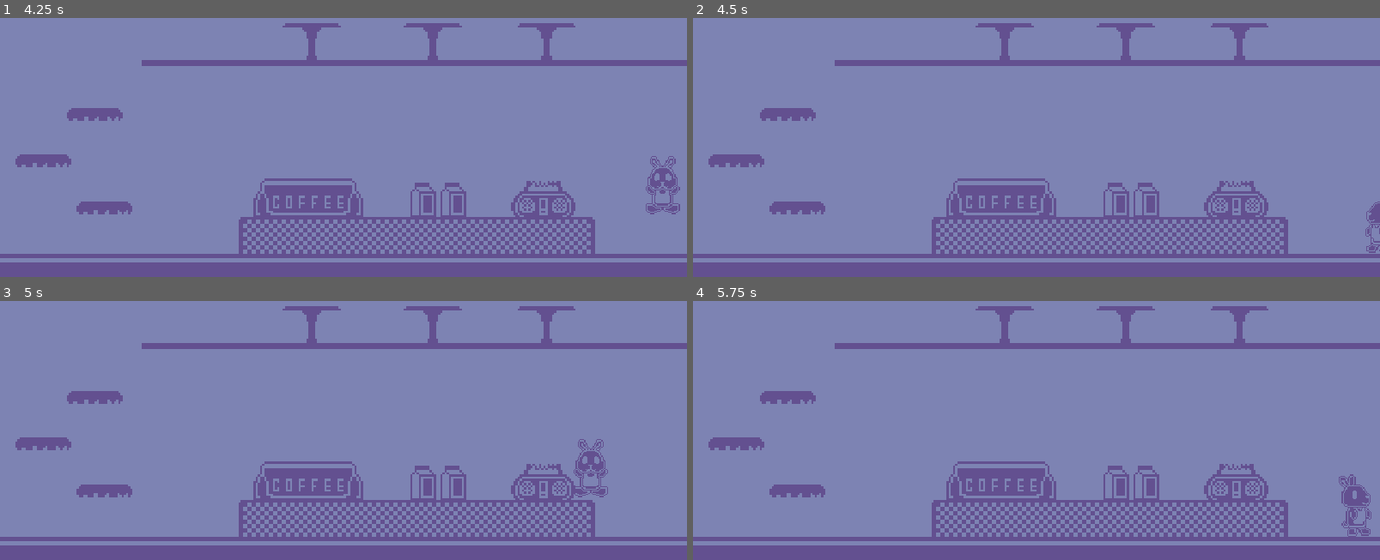
Above: before the commit, frames 1-4 (two rows, left to right).
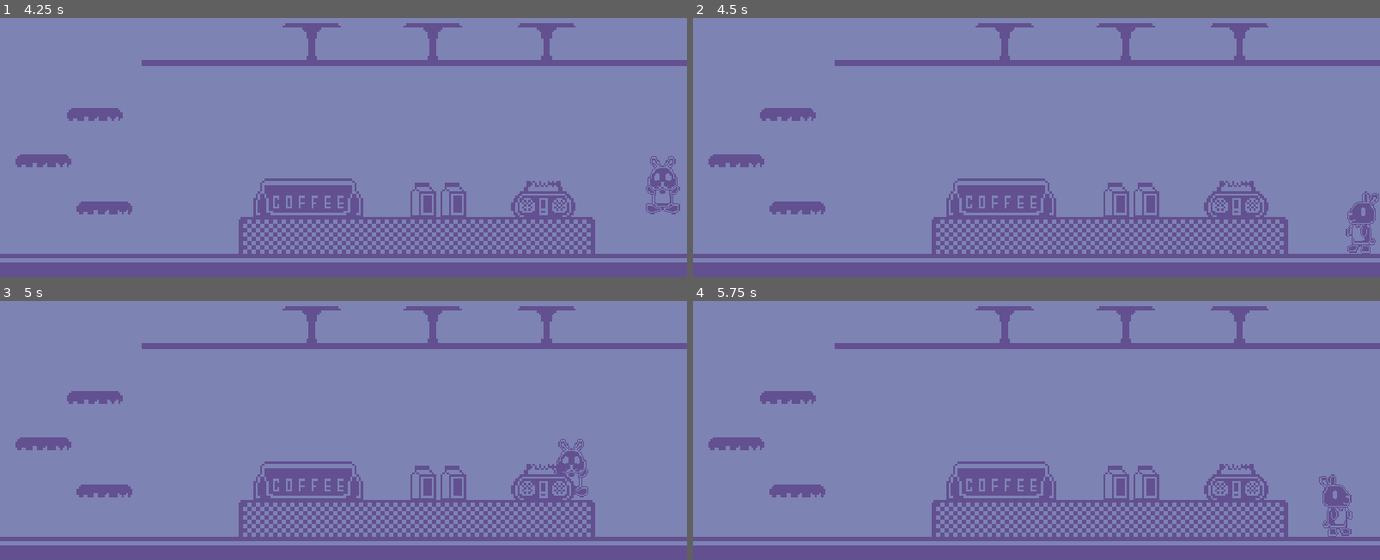
Above: after the commit, the same moments.

Repository: yndajas/1-bit-jam-2
Game: Godot game, scene res://scenes/main.tscn
Same seed, same stepped clock (60 frames per second), same inputs: the game is played once before the commit and once after it. The project has no main scene, so this scene is started directly.
Inputs:
- Up to frame 1 (4.25 s): tap Enter at 0.5 s; hold Right (move_right) 0.53-2.03 s; tap Space (jump) at 0.77, 1.52, 3.02, 3.77 s; hold Left (move_left) 2.03-2.78 s; hold Right (move_right) from 2.78 s (still down)
- Up to frame 2 (4.5 s): release Right (move_right) at 4.28 s; hold Left (move_left) from 4.28 s (still down)
- Up to frame 3 (5 s): keep holding Left (move_left); tap Space (jump) at 4.52 s
- Up to frame 4 (5.75 s): release Left (move_left) at 5.03 s; hold Right (move_right) from 5.03 s (still down)

Frame 1 is identical in both runs. In frame 2, 0.5% of the frame differs, in the area x 95-100%, y 66-92%; in frame 3, 0.6%; in frame 4, 0.9%, in the area x 91-99%, y 66-92%.

Commit message:
Prevent player leaving screen

Diff:
--- a/project.godot
+++ b/project.godot
@@ -13,6 +13,10 @@
 config/name="1-bit-jam-2"
 config/features=PackedStringArray("4.1", "GL Compatibility")
 config/icon="res://assets/images/icon.png"
+
+[autoload]
+
+Global="*res://scripts/global.gd"
 
 [display]
 
--- /dev/null
+++ b/scripts/global.gd
@@ -0,0 +1,4 @@
+extends Node
+
+const PLAYABLE_LEFT_EDGE: int = 0
+const PLAYABLE_RIGHT_EDGE: int = 640
--- a/scripts/player.gd
+++ b/scripts/player.gd
@@ -1,10 +1,19 @@
 extends CharacterBody2D
 
+enum Edge { LEFT, RIGHT }
 const SPEED: float = 200.0
 const JUMP_VELOCITY: float = -350.0
-
 var direction: float = 0.0
 var gravity: int = ProjectSettings.get_setting("physics/2d/default_gravity")
+@onready var edge_offset: float = (
+	(
+		$AnimatedSprite2D
+		. get_sprite_frames()
+		. get_frame_texture($AnimatedSprite2D.animation, $AnimatedSprite2D.frame)
+		. get_size()[0]
+	)
+	/ 2.0
+)
 @onready var sprite: AnimatedSprite2D = $AnimatedSprite2D
 
 
@@ -14,6 +23,32 @@
 	set_orientation()
 	set_movement(delta)
 	move_and_slide()
+	reset_if_beyond_edge()
+
+
+func has_hit_edge(edge: int) -> bool:
+	if edge == Edge.LEFT:
+		return x_position() - edge_offset < Global.PLAYABLE_LEFT_EDGE
+
+	return x_position() + edge_offset > Global.PLAYABLE_RIGHT_EDGE
+
+
+func reset_if_beyond_edge() -> void:
+	if has_hit_edge(Edge.LEFT):
+		reset_to_edge(Edge.LEFT)
+	elif has_hit_edge(Edge.RIGHT):
+		reset_to_edge(Edge.RIGHT)
+
+
+func reset_to_edge(edge: int) -> void:
+	var target_x_position: float
+
+	if edge == Edge.LEFT:
+		target_x_position = ceilf(Global.PLAYABLE_LEFT_EDGE + edge_offset)
+	else:
+		target_x_position = floor(Global.PLAYABLE_RIGHT_EDGE - edge_offset)
+
+	self.global_position = Vector2(target_x_position, y_position())
 
 
 func set_animation() -> void:
@@ -44,3 +79,11 @@
 			sprite.flip_h = true
 		else:
 			sprite.flip_h = false
+
+
+func x_position() -> float:
+	return self.global_position[0]
+
+
+func y_position() -> float:
+	return self.global_position[1]
